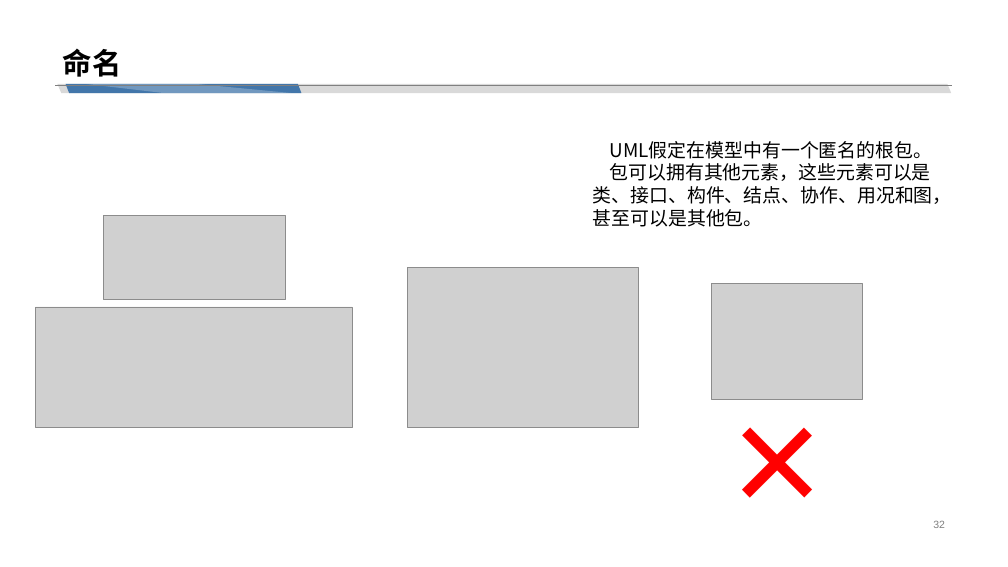
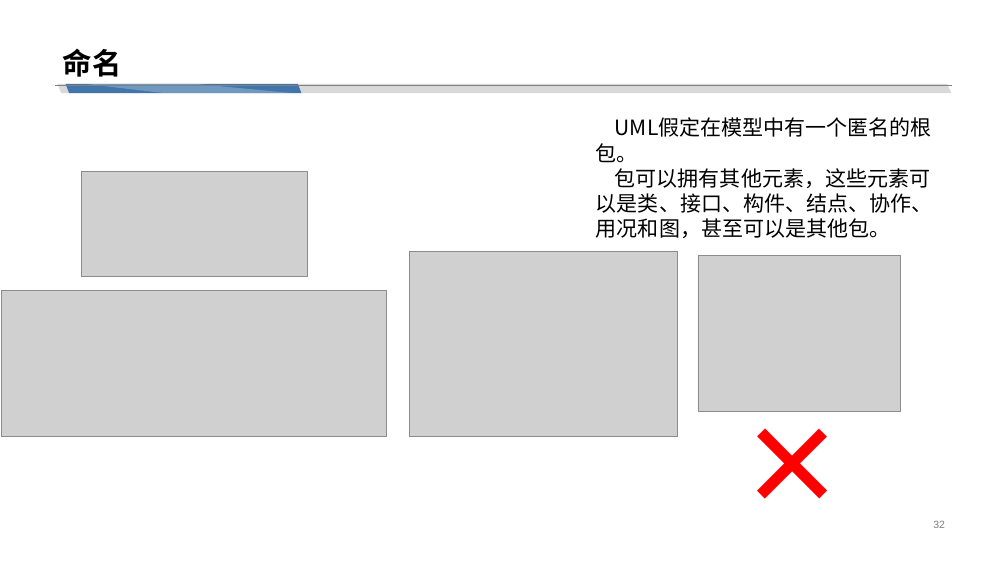
Before and after one commit to cchello/PRD2018-G01, a slide deck: slide 32 of 非受控文档/翻转PPT/UML基础III_对象图_构件图_包图.pptx. Drawn at 1008x567 pixels with LibreOffice and Linux fonts; fonts in the diff are those of the drawing; grey boxes stand for pictures. Boxes give left, top, right and bottom in pixels: in the first picture for what was removed or moved away, otherwise in the second. Text is boxed around its words. In the diff, an @@ line names an element or a change of style, - is before the commit and + after.

```diff
--- a/非受控文档/翻转PPT/UML基础III_对象图_构件图_包图.pptx
+++ b/非受控文档/翻转PPT/UML基础III_对象图_构件图_包图.pptx
@@ text "UML假定在模型中有一个匿名的根包。" at box(596, 143, 933, 238): size 18 to 20 pt @@
@@ picture: place and size @@
-picture at box(104, 216, 285, 300)
+picture at box(81, 172, 307, 277)
@@ picture: place and size @@
-picture at box(407, 268, 638, 427)
+picture at box(409, 252, 678, 437)
@@ picture: place and size @@
-picture at box(712, 284, 863, 399)
+picture at box(698, 255, 901, 411)
@@ picture: place and size @@
-picture at box(36, 307, 352, 427)
+picture at box(2, 290, 387, 437)
@@ text "×": place and size @@
-text "×" at box(724, 354, 875, 553)
+text "×" at box(739, 356, 889, 555)
```
Also in this commit, not shown: 27 other slides changed, 1 slide added.
